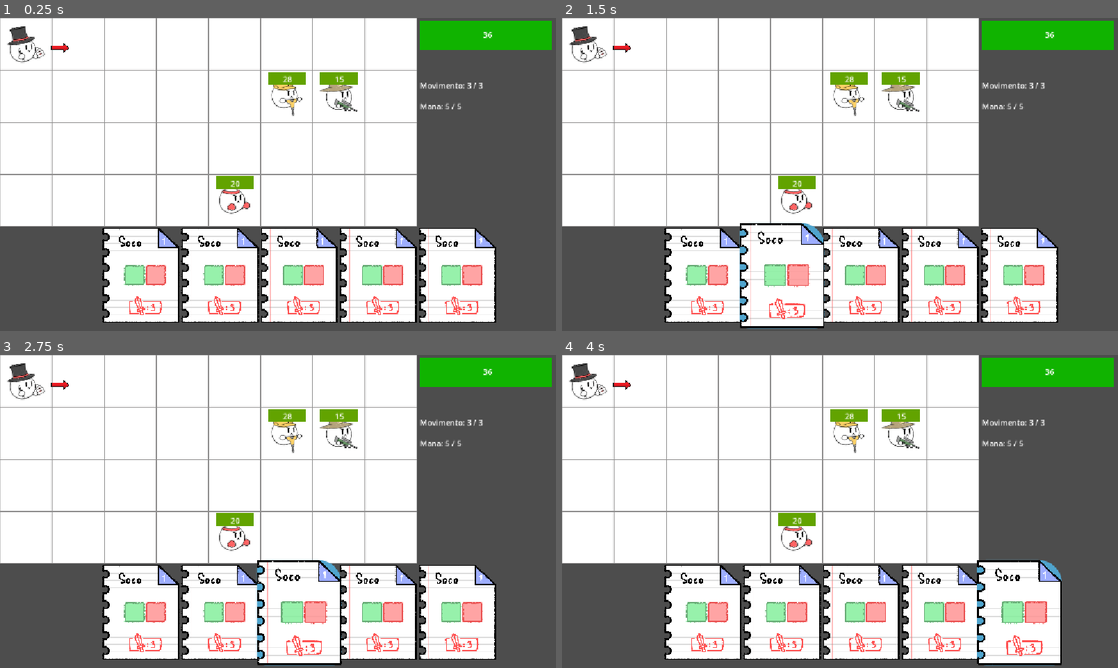
Above: before the commit, frames 1-4 (two rows, left to right).
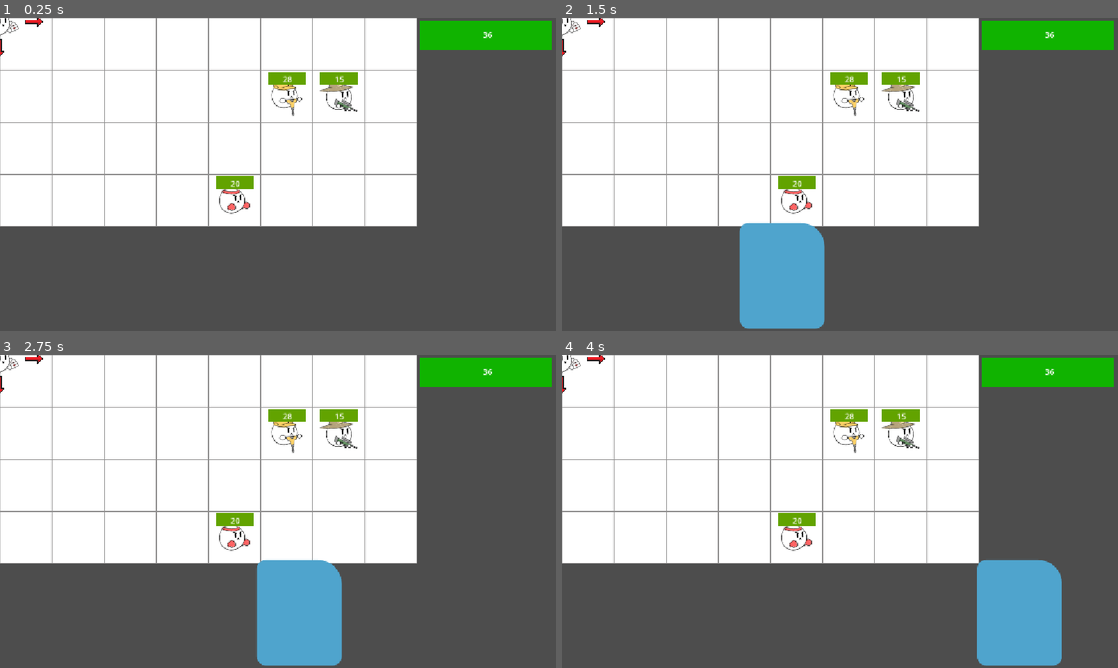
Above: after the commit, the same moments.

Repository: Gabico-Freitas/Grid-Card-Battle
Game: Godot game, scene res://battle.tscn
Same seed, same stepped clock (60 frames per second), same inputs: the game is played once before the commit and once after it.
Inputs (mouse positions are in pixels of both pictures, inside the frame that each line leads up to):
- Up to frame 1 (0.25 s): no input
- Up to frame 2 (1.5 s): click (701, 274) at 0.5 s; click (784, 274) at 1.25 s
- Up to frame 3 (2.75 s): click (300, 611) at 2 s
- Up to frame 4 (4 s): click (940, 611) at 2.75 s; click (1017, 611) at 3.5 s

The runs differ from the first frame. In frame 1, 21% of the frame differs, in the area x 0-90%, y 0-98%; in frame 2, 21%; in frame 3, 21%; in frame 4, 21%, in the area x 0-90%, y 0-100%.
Error after the commit: Parse Error: Identifier "GlobalData" not declared in the current scope. (res://scripts/player.gd:28)

Commit message:
AAAAAAAA

Diff:
--- /dev/null
+++ b/sketchbound/UI/CartasUI/cancel_button.gd
@@ -0,0 +1,12 @@
+extends Button
+
+@onready var button: Button = get_parent()
+# Called when the node enters the scene tree for the first time.
+func _ready() -> void:
+	button.pressed.connect(_on_button_pressed)
+
+func _on_button_pressed() -> void:
+	self.visible = true
+# Called every frame. 'delta' is the elapsed time since the previous frame.
+func _process(delta: float) -> void:
+	pass
--- a/sketchbound/battle.tscn
+++ b/sketchbound/battle.tscn
@@ -38,6 +38,7 @@
 
 [node name="Player" parent="Grid" unique_id=1581596336 node_paths=PackedStringArray("hand_cards", "grid") instance=ExtResource("4_6t8i5")]
 hand_cards = NodePath("../../CanvasLayer/ui_cartas")
+initial_pos = null
 grid = NodePath("..")
 
 [node name="Melee" parent="Grid" unique_id=856499317 node_paths=PackedStringArray("grid") instance=ExtResource("5_dw4jg")]
--- a/sketchbound/scripts/battle.gd
+++ b/sketchbound/scripts/battle.gd
@@ -16,11 +16,14 @@
 	player.new_turn_refresh()
 
 func enemies_turn() -> void:
+
 	var living_enemies:Array[Enemy] = []
 	for e in enemies:
 		if e.is_dead(): e.queue_free()
 		else: living_enemies.append(e)
 	enemies = living_enemies
+
+	if enemies.is_empty(): get_tree().change_scene_to_file("res://UI/win_screen.tscn")
 
 	for e in enemies: e.do_turn()
 
--- a/sketchbound/scripts/player.gd
+++ b/sketchbound/scripts/player.gd
@@ -14,7 +14,7 @@
 var aiming = false
 
 var selected_card : Card = null
-var aim_direction : Direction
+var aim_direction := Direction.RIGHT
 
 signal turn_ended
 signal moved(curr_moves: int, max_moves:int)
@@ -25,9 +25,7 @@
 	hp = 36
 	moved.emit(move_points,MAX_MOVE_POINTS)
 	mana_spent.emit(mana, MAX_MANA)
-	#TEMPORARY!!! (TODO) (Deck provavelmente vai ficar num autoload)
-	for i in range(10):
-		draw_pile.append(PunchCard.new())
+	draw_pile = GlobalData.deck
 	draw_pile.shuffle()
 
 	$seta_dir.visible = true
@@ -51,8 +49,7 @@
 		if(draw_pile.size() == 0): _discard_to_draw()
 		var c = draw_pile.pop_front()
 		hand.append(c)
-	if is_instance_valid(hand_cards):
-		hand_cards.update_hand(hand)
+	hand_cards.update_hand(hand)
 
 func _discard_to_draw() -> void:
 	draw_pile.append_array(discard_pile)
@@ -126,9 +123,7 @@
 	if(event.is_action_pressed("SelectCard5")): selected_card_number = 5
 	var card
 	if(selected_card_number > 0 and selected_card_number <= hand.size()): card = hand.get(selected_card_number - 1)
-	if card != null:
-		selected_card = card
-		aim_direction = Direction.UP
+	if card != null: selected_card = card
 
 func _handle_input_selected_card(event: InputEvent) -> void:
 	if(event.is_action_pressed("UnselectCard")): selected_card = null
Not shown, added: sketchbound/UI/CartasUI/cancel_button.gd.uid
